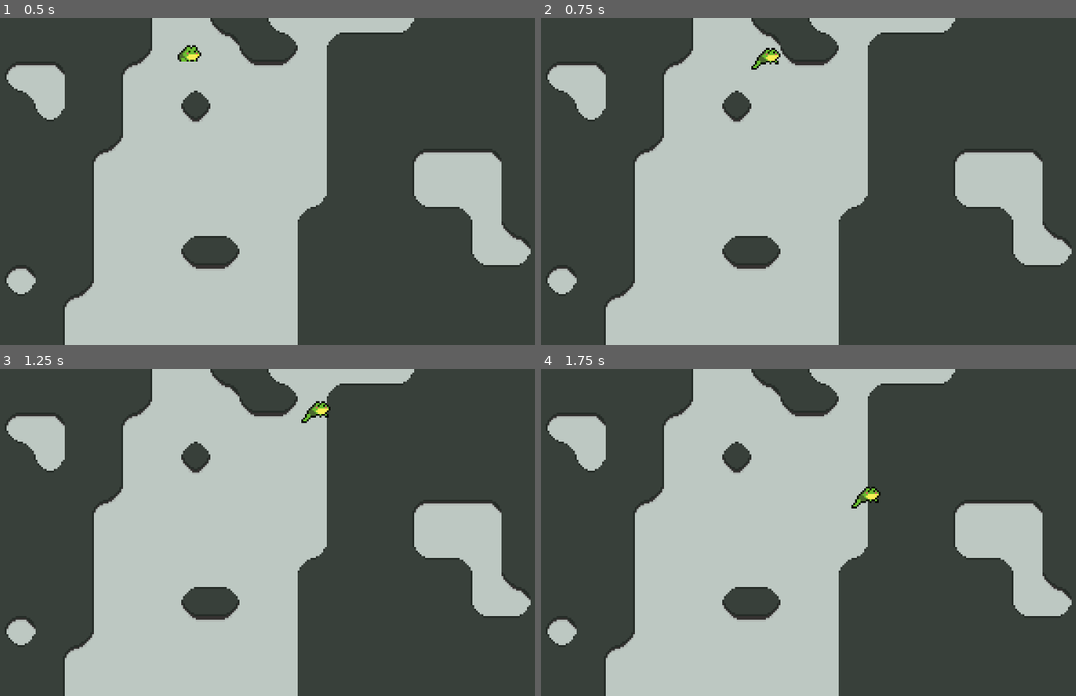
Above: before the commit, frames 1-4 (two rows, left to right).
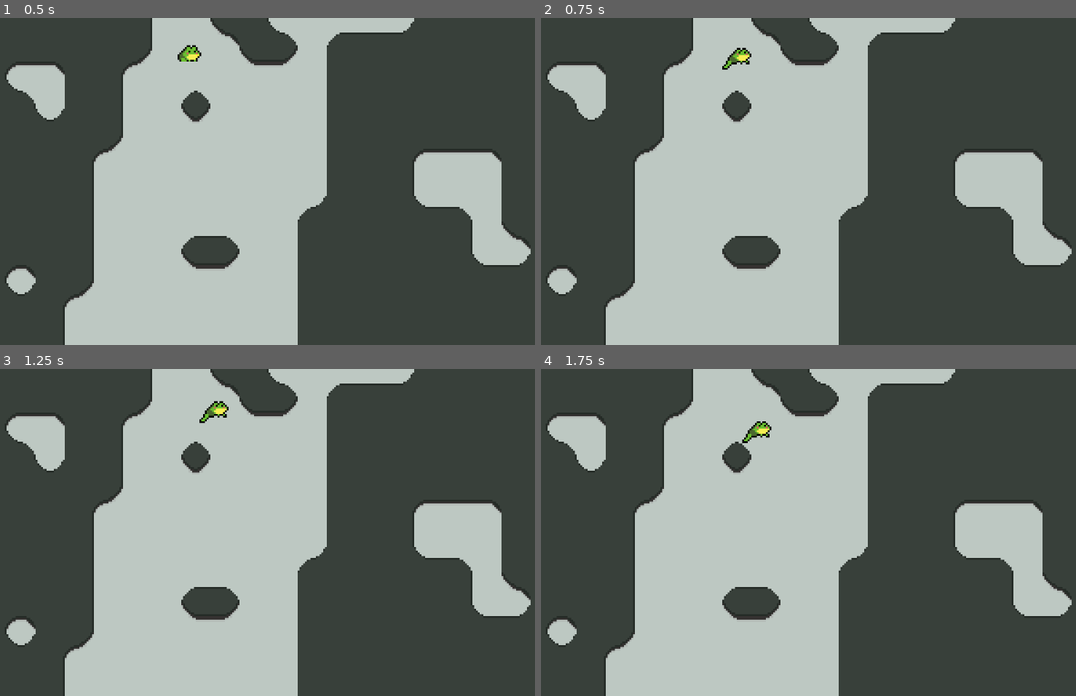
Above: after the commit, the same moments.

Repository: MiladTuma/Micro-Jam-Evolution
Game: Godot game, scene res://Scenes/main.tscn
Same seed, same stepped clock (60 frames per second), same inputs: the game is played once before the commit and once after it.
Inputs:
- Up to frame 1 (0.5 s): no input
- Up to frame 2 (0.75 s): tap Enter at 0.5 s; hold Right (right) from 0.53 s (still down)
- Up to frame 3 (1.25 s): keep holding Right (right)
- Up to frame 4 (1.75 s): release Right (right) at 1.28 s; hold Down (down) from 1.28 s (still down)

Frame 1 is identical in both runs. In frame 2, 0.4% of the frame differs, in the area x 33-45%, y 9-16%; in frame 3, 0.4%, in the area x 37-62%, y 9-17%; in frame 4, 0.4%.

Commit message:
various features added
health, poison resistance, speed changes on land and water.
no playtesting because of missing death, poison resistance modifier is placeholder for future concepts

Diff:
--- a/Entities/Player/player.gd
+++ b/Entities/Player/player.gd
@@ -2,20 +2,21 @@
 
 # Variablen die wir ändern könnten für Evolution
 
-var SPEED : int = 100
-var SWIMMINGSPEED : int = 50
+var GROUNDSPEED : float = 20
+var SWIMMINGSPEED : float = 20
 @export var tile_map: TileMapLayer
 
 enum Terrain {
 	GROUND,
 	WATER
 }
-var hp : int = 100
-var damage : int = 10
-var Speed_Coefficient : int
-var Swimming_Coefficient : int
-var hp_Coefficient : int
-var damage_Coefficient : int
+var hp : float = 100
+var damage : float = 10
+var GroundSpeed_Coefficient : float = 0.8
+var SwimmingSpeed_Coefficient : float = 0.8
+var hp_Coefficient : float
+var damage_Coefficient : float
+var poisonResistance : float
 @export var animation_sprites: Sprite2D
 @export var animation_player: AnimationPlayer
 
@@ -24,14 +25,22 @@
 
 
 func _physics_process(_delta: float) -> void:
+	hp-=0.1
+	print(str(hp))
 	var input_vector := Input.get_vector("left", "right", "up", "down")
-
+	if input_vector != Vector2.ZERO:
+		if current_terrain==Terrain.GROUND:
+			GroundSpeed_Coefficient+=0.005
+		if current_terrain==Terrain.WATER:
+			SwimmingSpeed_Coefficient+=0.005
 	if input_vector.x > 0:
 		facing_right = true
 	elif input_vector.x < 0:
 		facing_right = false
-
-	velocity = input_vector * SPEED
+	if current_terrain==Terrain.GROUND:
+		velocity = input_vector * GROUNDSPEED
+	elif current_terrain==Terrain.WATER:
+		velocity = input_vector * SWIMMINGSPEED
 	move_and_slide()
 	check_terrain()
 
@@ -72,8 +81,8 @@
 			current_terrain = Terrain.WATER
 
 func evolution( ):
-	SPEED += 5 * Speed_Coefficient
-	SWIMMINGSPEED += 5 * Swimming_Coefficient
+	GROUNDSPEED *= GroundSpeed_Coefficient
+	SWIMMINGSPEED *= SwimmingSpeed_Coefficient
 	hp += 5 * hp_Coefficient
 	damage += 5 * damage_Coefficient
 
